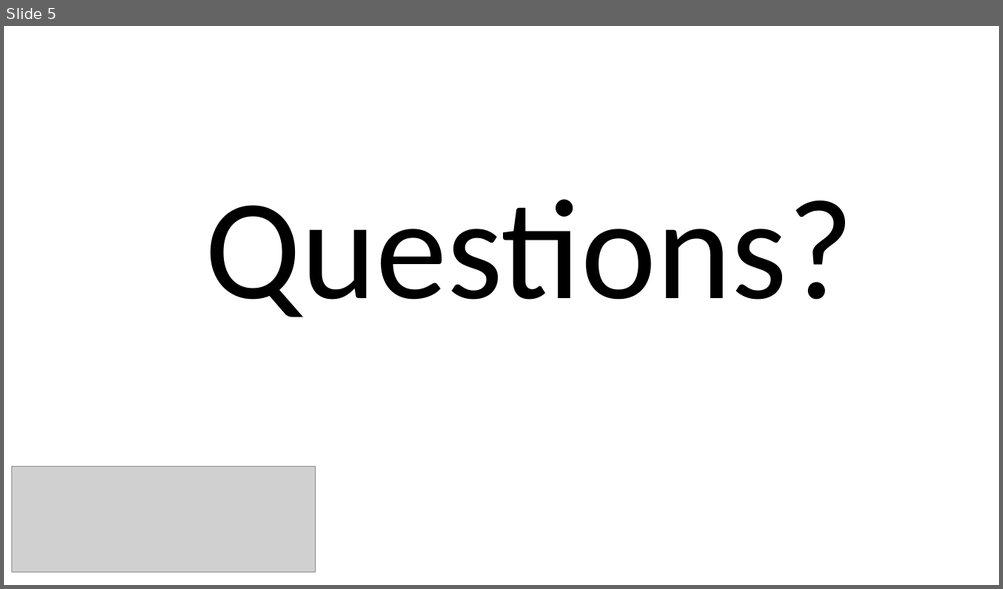
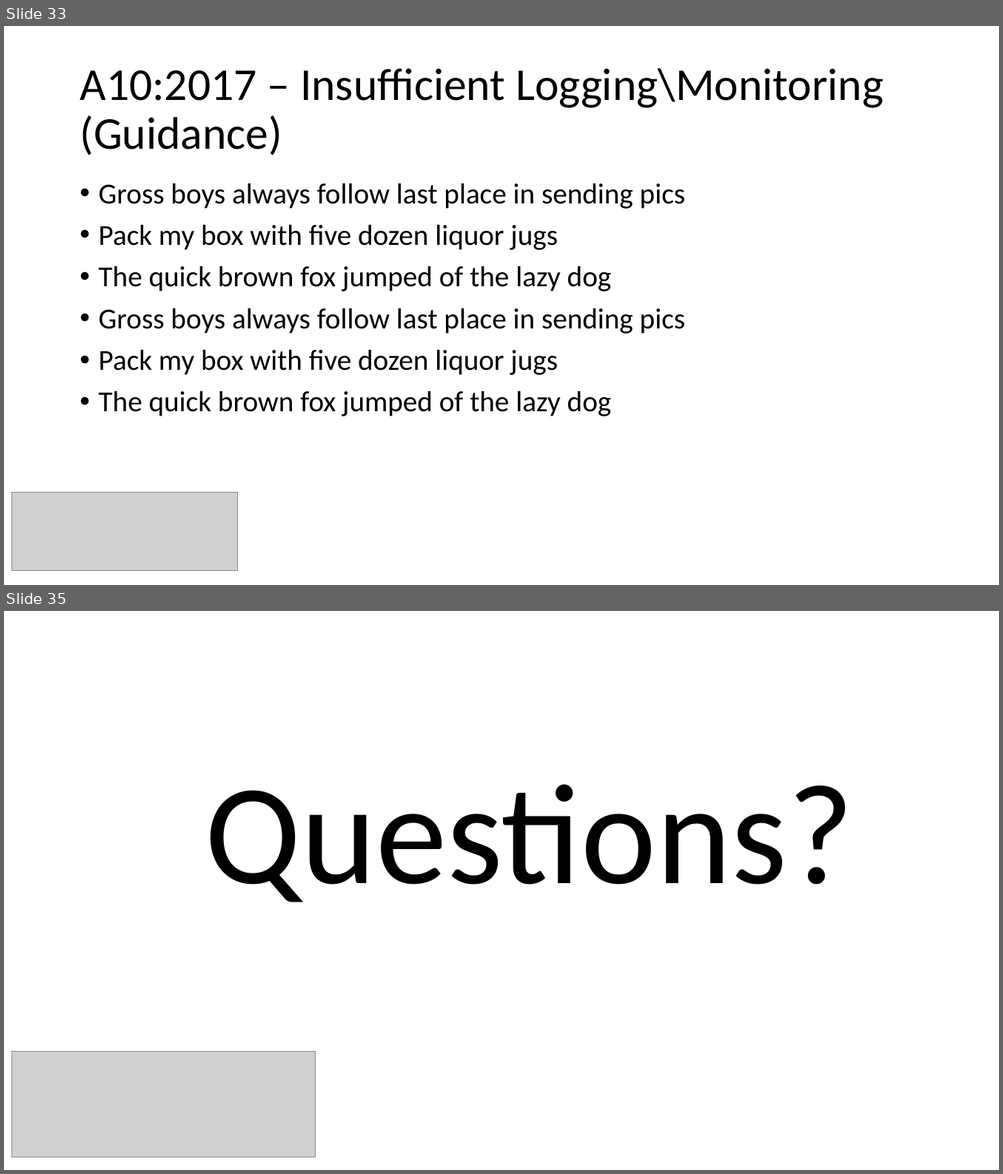
Before and after one commit to CryptoJones/OWASP-OMAHA-QTR2-MTG, a slide deck: slidedeck.pptx. Shown one above the other, each under a label of ours: slide 5 before the commit, slides 33 and 35 after it; the slides between them are not shown. The pictures are 1003x589 and 1003x1174 pixels, drawn with LibreOffice and Linux fonts; fonts in the diff are those of the drawing; grey boxes stand for pictures. Boxes give left, top, right and bottom in pixels: in the first picture for what was removed or moved away, otherwise in the second. Text is boxed around its words. In the diff, an @@ line names an element or a change of style, - is before the commit and + after.

```diff
--- a/slidedeck.pptx
+++ b/slidedeck.pptx
@@ slide 33 added at [4, 26, 999, 585], background #FFFFFF @@
@@ title added at [79, 68, 883, 156], 44 pt, text #000000 @@
+A10:2017 – Insufficient Logging\Monitoring (Guidance)
@@ text added at [99, 183, 685, 417], 28 pt, text #000000 @@
+• Gross boys always follow last place in sending pics
+• Pack my box with five dozen liquor jugs
+• The quick brown fox jumped of the lazy dog
+• Gross boys always follow last place in sending pics
+• Pack my box with five dozen liquor jugs
+• The quick brown fox jumped of the lazy dog
@@ picture added at [12, 493, 239, 571] @@
@@ what was slide 5 is now slide 35 @@
```
Also in this commit, not shown: 3 slides changed, 29 other slides added.
